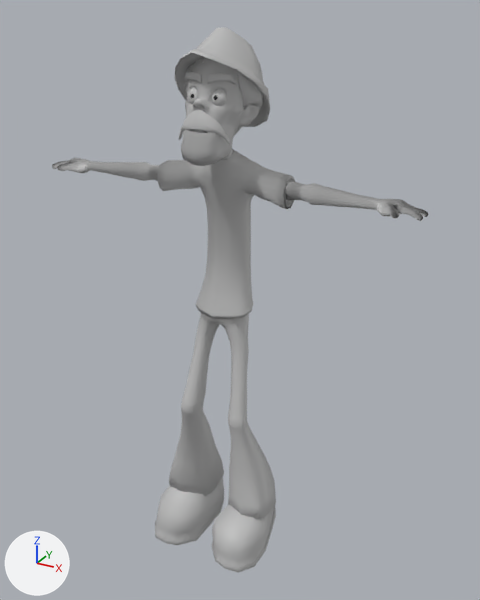
What one commit did to the FBX model El_Chavo/Assets/Animaciones/DonRamon/DonRamon_Agachando.fbx.
Camera for both pictures: a 50 mm camera at (0.98, -1.672, 1.726) aimed at (0.05, 0.019, 0.881). Every picture has the same lights, and +X, +Y and +Z are marked at lower left. Where no turn or scale is listed for an object, it has been applied to the vertices.

Objects in the first picture: 'Don_Ramon_Rig_V01:Bigote01', 'Don_Ramon_Rig_V01:Brazos01', 'Don_Ramon_Rig_V01:Cabeza01', 'Don_Ramon_Rig_V01:Gorra01', 'Don_Ramon_Rig_V01:Ojo_R_01', 'Don_Ramon_Rig_V01:Piernas01', 'Don_Ramon_Rig_V01:Playera01', 'Don_Ramon_Rig_V01:Zapato_L_01', 'Don_Ramon_Rig_V01:Zapato_R_01'.
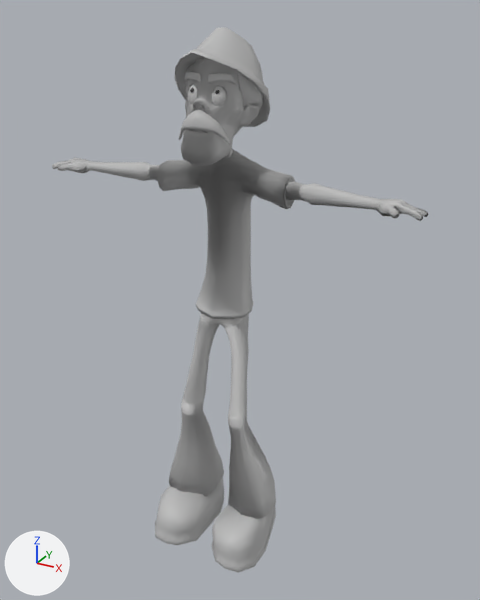
Edits to the scene script, one JSON object a line:
```json
{"block": "me_mesh_003", "where": "me_mesh_003.from_pydata(...)  # 604 vertices, 604 faces; spans x -0.197..0.197, y -0.105..0.149, z 0.063..0.868"}
{"block": "me_mesh_003", "where": "# used by ob_don_ramon_rig_v01_piernas01; location = (0.0, 0.0, 0.0)"}
{"block": "me_mesh_003", "change": "me_mesh_003 part 2: its shading normals changed"}
{"block": "me_mesh_004", "where": "me_mesh_004.from_pydata(...)  # 440 vertices, 436 faces; spans x -0.217..0.216, y -0.071..0.104, z 0.84..1.351"}
{"block": "me_mesh_004", "where": "# used by ob_don_ramon_rig_v01_playera01; location = (0.0, 0.0, 0.0)"}
{"block": "me_mesh_004", "change": "me_mesh_004 part 3: its shading normals changed"}
{"block": "me_mesh_005", "where": "me_mesh_005.from_pydata(...)  # 1576 vertices, 1598 faces; spans x -0.614..0.614, y -0.097..0.049, z 1.225..1.285"}
{"block": "me_mesh_005", "where": "# used by ob_don_ramon_rig_v01_brazos01; location = (0.0, 0.0, 0.0)"}
{"block": "me_mesh_005", "change": "me_mesh_005 part 1: its shading normals changed"}
{"op": "set", "path": "ob_don_ramon_rig_v01_ojo_r_01.location", "old": "(0.038, -0.074, 1.502)", "new": "(0.037, -0.064, 1.502)"}
```

Location of each change, [x1, y1, x2, y2] in pixels of the pictures (480 x 600 px):
```json
{"object": "Don_Ramon_Rig_V01:Playera01", "change": "shading changed", "before": [157, 151, 295, 319], "after": [157, 151, 295, 319]}
{"object": "Don_Ramon_Rig_V01:Brazos01", "change": "shading changed", "before": [52, 158, 428, 221], "after": [52, 158, 428, 221]}
{"object": "Don_Ramon_Rig_V01:Ojo_R_01", "change": "moved", "before": [212, 89, 226, 106], "after": [212, 86, 226, 106]}
```
